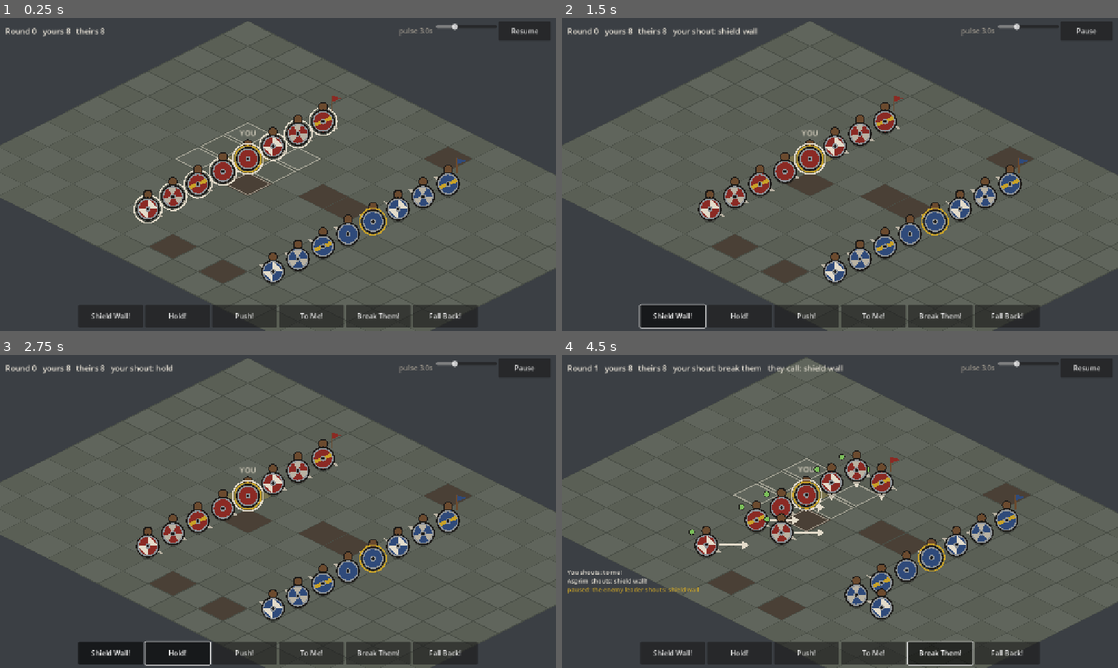
Above: before the commit, frames 1-4 (two rows, left to right).
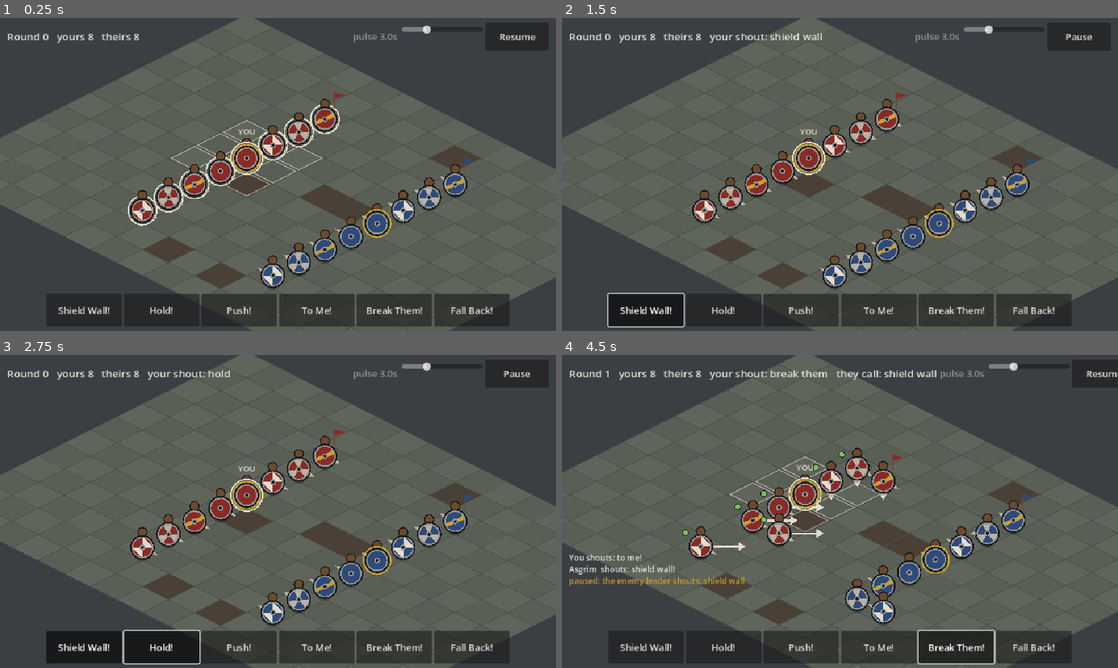
Above: after the commit, the same moments.

Repository: UnlikelyContact/Ringgiver
Game: Godot game, scene res://view/main.tscn
Same seed, same stepped clock (60 frames per second), same inputs: the game is played once before the commit and once after it.
Inputs:
- Up to frame 1 (0.25 s): no input
- Up to frame 2 (1.5 s): click "Resume" at 0.5 s; click "Shield Wall!" at 1.25 s
- Up to frame 3 (2.75 s): click "Hold!" at 2 s
- Up to frame 4 (4.5 s): click "Push!" at 2.75 s; click "To Me!" at 3.5 s; click "Break Them!" at 4.25 s

The runs differ from the first frame. In frame 1, 14% of the frame differs, in the area x 0-100%, y 0-100%; in frame 2, 14%; in frame 3, 14%; in frame 4, 16%.

Commit message:
Prototype: 960x540 base viewport and thumb-sized controls for phones
Co-Authored-By: Claude Fable 5.1 <noreply@anthropic.com>
Claude-Session: https://claude.ai/code/session_01P5EsvQHo48suzdDpxkAELG

Diff:
--- a/game/project.godot
+++ b/game/project.godot
@@ -13,8 +13,8 @@
 
 [display]
 
-window/size/viewport_width=1280
-window/size/viewport_height=720
+window/size/viewport_width=960
+window/size/viewport_height=540
 window/stretch/mode="canvas_items"
 window/stretch/aspect="expand"
 window/handheld/orientation=4
--- a/game/view/hud.gd
+++ b/game/view/hud.gd
@@ -52,7 +52,7 @@
 		_refresh())
 	top.add_child(pulse_slider)
 	pause_btn = Button.new()
-	pause_btn.custom_minimum_size = Vector2(120, 44)
+	pause_btn.custom_minimum_size = Vector2(110, 48)
 	pause_btn.pressed.connect(func() -> void: view.set_paused(not view.paused))
 	top.add_child(pause_btn)
 
@@ -61,14 +61,14 @@
 	bottom.set_anchors_preset(Control.PRESET_BOTTOM_WIDE)
 	bottom.offset_left = 12
 	bottom.offset_right = -12
-	bottom.offset_top = -60
+	bottom.offset_top = -64
 	bottom.offset_bottom = -8
 	bottom.alignment = BoxContainer.ALIGNMENT_CENTER
 	root.add_child(bottom)
 	for s in SHOUTS:
 		var b := Button.new()
 		b.text = CombatTypes.SHOUT_NAMES[s].capitalize() + "!"
-		b.custom_minimum_size = Vector2(150, 48)
+		b.custom_minimum_size = Vector2(130, 54)
 		b.toggle_mode = true
 		b.pressed.connect(_on_shout.bind(s))
 		bottom.add_child(b)
@@ -78,9 +78,9 @@
 	log_label = RichTextLabel.new()
 	log_label.set_anchors_preset(Control.PRESET_BOTTOM_LEFT)
 	log_label.offset_left = 12
-	log_label.offset_top = -230
-	log_label.offset_right = 420
-	log_label.offset_bottom = -70
+	log_label.offset_top = -200
+	log_label.offset_right = 360
+	log_label.offset_bottom = -66
 	log_label.scroll_following = true
 	log_label.mouse_filter = Control.MOUSE_FILTER_IGNORE
 	log_label.add_theme_color_override("default_color", Palette.DIM)
--- a/game/view/main.gd
+++ b/game/view/main.gd
@@ -68,7 +68,7 @@
 	add_child(view)
 	view.setup(battle, player)
 	camera = Camera2D.new()
-	camera.zoom = Vector2(1.6, 1.6)
+	camera.zoom = Vector2(1.25, 1.25)
 	camera.position_smoothing_enabled = true
 	camera.position_smoothing_speed = 3.0
 	camera.position = focus_point()
